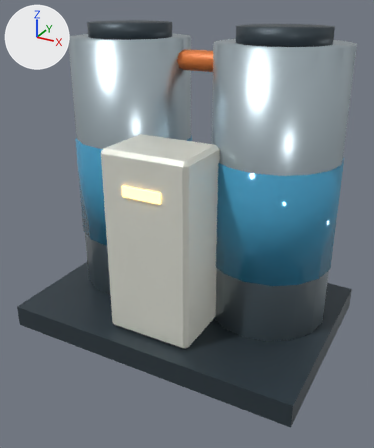
An edit to the glTF model lunar-art-test/game/assets/recycler.glb, drawn before and after from the same camera.
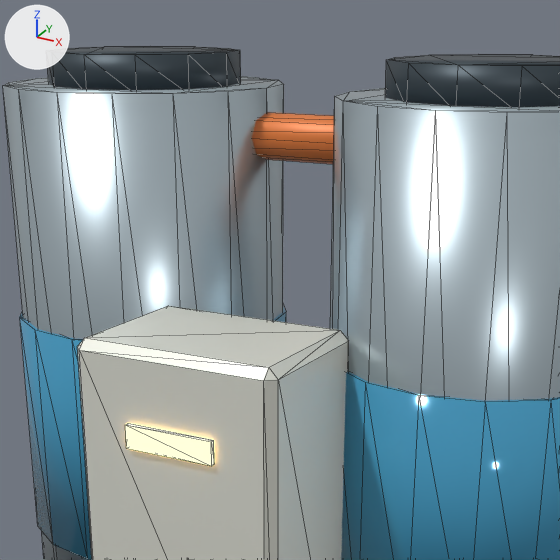
There are two pictures of each version: one whole from a 50 mm lens placed at (1.229, -1.964, 1.712), pointed at (0.025, 0.225, 0.618), one close up on the part from 18% to 84% of the width and 0% to 55% of the height. Lighting does not change. The marker at upper left points along +X, +Y and +Z. The older version's two pictures come first. The close-ups show mesh edges as thin lines. Vertices at exactly the same position are counted once.

Before the edit, the objects in view are built like this:
```python
me_cube_159 = bpy.data.meshes.new('Cube.159')
me_cube_159.from_pydata(...)  # 232 vertices, 424 faces; spans x -0.8..0.8, y -0.25..0.85, z 0.0..1.59
# faces by material slot: [100, 120, 120, 44, 12, 28]
me_cube_159.materials.append(mat_lunar___graphite_structure)  # greyish blue #3c4850
me_cube_159.materials.append(mat_lunar___brushed_stainless)  # pale blue #b8c7ce
me_cube_159.materials.append(mat_lunar___reclaimed_water)  # blue #459ec5
me_cube_159.materials.append(mat_lunar___ceramic_ivory)  # white #e5e6db
me_cube_159.materials.append(mat_lunar___warm_powered_emission)  # orange #ffcd7c, glowing orange #ffcd7c
me_cube_159.materials.append(mat_lunar___burnt_orange_safety)  # orange #e77e3c
ob_recycler = bpy.data.objects.new('Recycler', me_cube_159)
ob_recycler.location = (0.0, 0.0, 0.0)
```
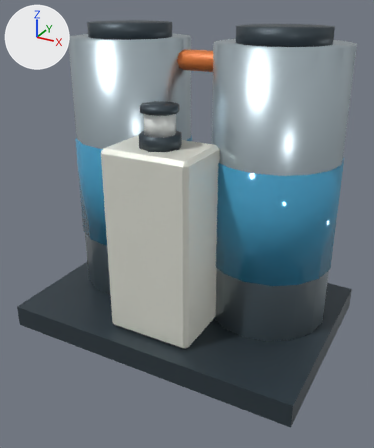
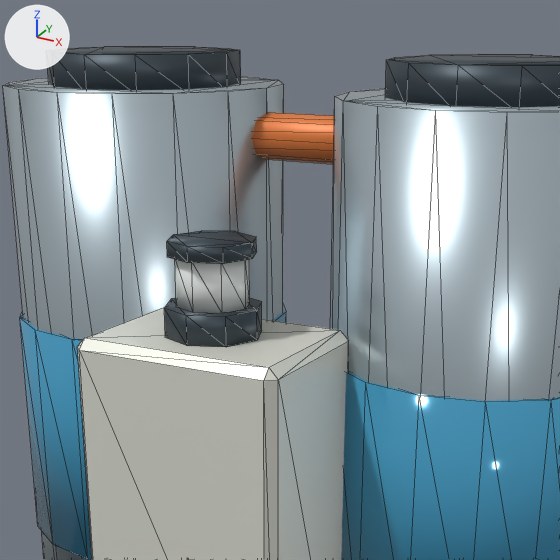
The change in detail:
Material 'Lunar • status lamp' (mat_lunar___status_lamp) is new.
Its base color is (0.86, 0.9, 0.88) (white #eff3f1).
Its roughness is 0.3.
me_cube_159 is used by ob_recycler; location (0.0, 0.0, 0.0).
me_cube_159 had 232 vertices, 424 faces and spanned x -0.8..0.8, y -0.25..0.85, z 0.0..1.59.
me_cube_159 now has 224 vertices, 412 faces and spans x -0.8..0.8, y -0.25..0.85, z 0.0..1.59.
me_cube_159 part 1: the loose piece of 8 vertices spanning x -0.1..0.1, y -0.16..-0.15, z 0.88..0.92 is deleted.
me_cube_159 no longer uses material mat_lunar___warm_powered_emission (orange #ffcd7c, glowing orange #ffcd7c).
Mesh me_cylinder_052 is new.
It is an 8-sided cylinder along z spanning x -0.1..0.1, y -0.08..0.12, z 1.08..1.14, material slot 0; an 8-sided cylinder along z spanning x -0.09..0.09, y -0.07..0.11, z 1.24..1.27, material slot 0; an 8-sided cylinder along z spanning x -0.075..0.075, y -0.055..0.095, z 1.14..1.24, material slot 1.
It uses material mat_lunar___graphite_structure (greyish blue #3c4850).
It uses material mat_lunar___status_lamp (white #eff3f1).
Object 'Lamp.002' (ob_lamp_002) is new; it shows me_cylinder_052.
Its location is (0.0, 0.0, 0.0).

Location of each change, [x1, y1, x2, y2] in pixels of the close-ups (560 x 560 px):
'Lamp.002', added: after [164, 231, 262, 347]
    faces in mat_lunar___graphite_structure (greyish blue #3c4850): [164, 231, 262, 347]
    faces in mat_lunar___status_lamp (white #eff3f1): [175, 259, 250, 314]
part 1 of me_cube_159, deleted: before [125, 423, 214, 466]
